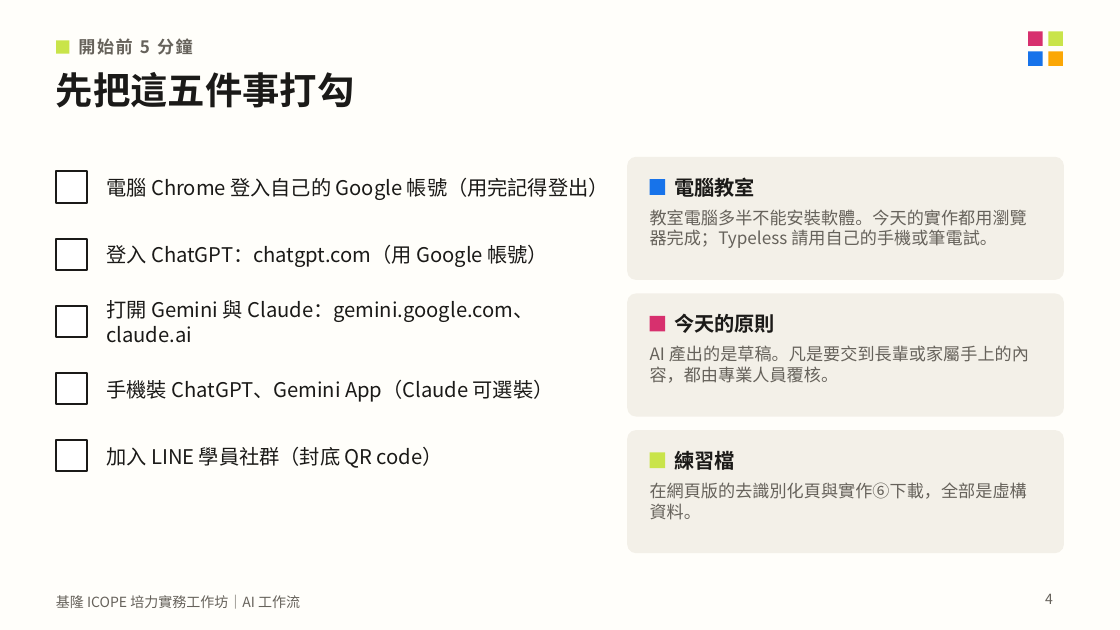
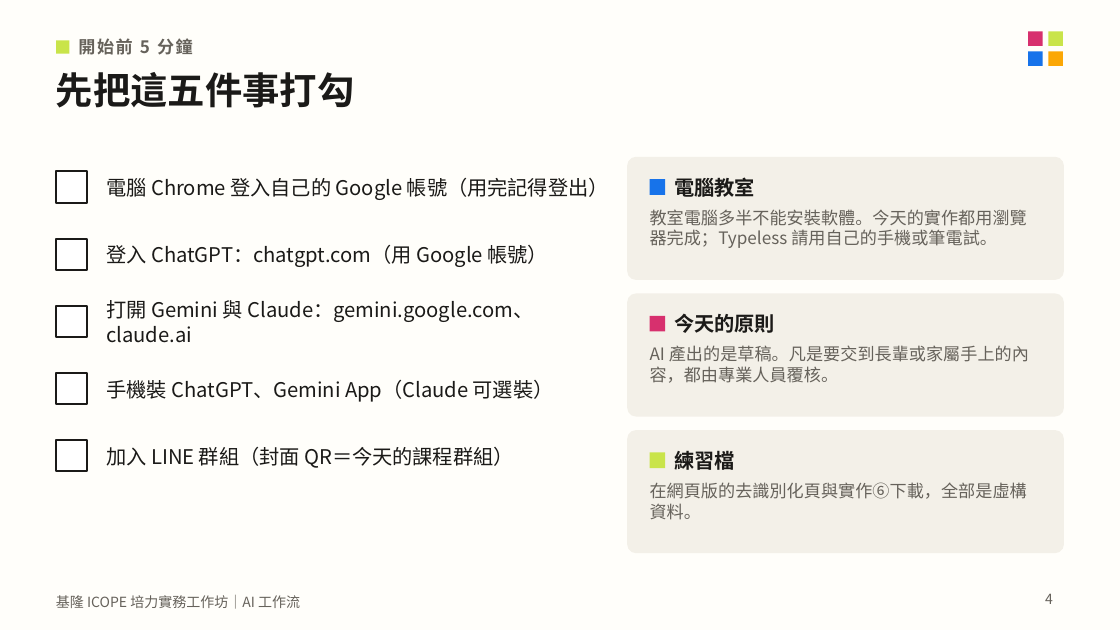
Before and after one commit to mattsue1003/keelung-icope-ai, a slide deck: slide 4 of 基隆ICOPE_AI工作坊_講義.pptx. Drawn at 1120x630 pixels with LibreOffice and Linux fonts; fonts in the diff are those of the drawing. Boxes give left, top, right and bottom in pixels: in the first picture for what was removed or moved away, otherwise in the second. Text is boxed around its words. In the diff, an @@ line names an element or a change of style, - is before the commit and + after.

```diff
--- a/基隆ICOPE_AI工作坊_講義.pptx
+++ b/基隆ICOPE_AI工作坊_講義.pptx
@@ text at bbox=[106, 447, 513, 468]: text changed @@
-加入 LINE 學員社群（封底 QR code）
+加入 LINE 群組（封面 QR＝今天的課程群組）
```
Also in this commit, not shown: 1 other slide changed, 5 other files.
